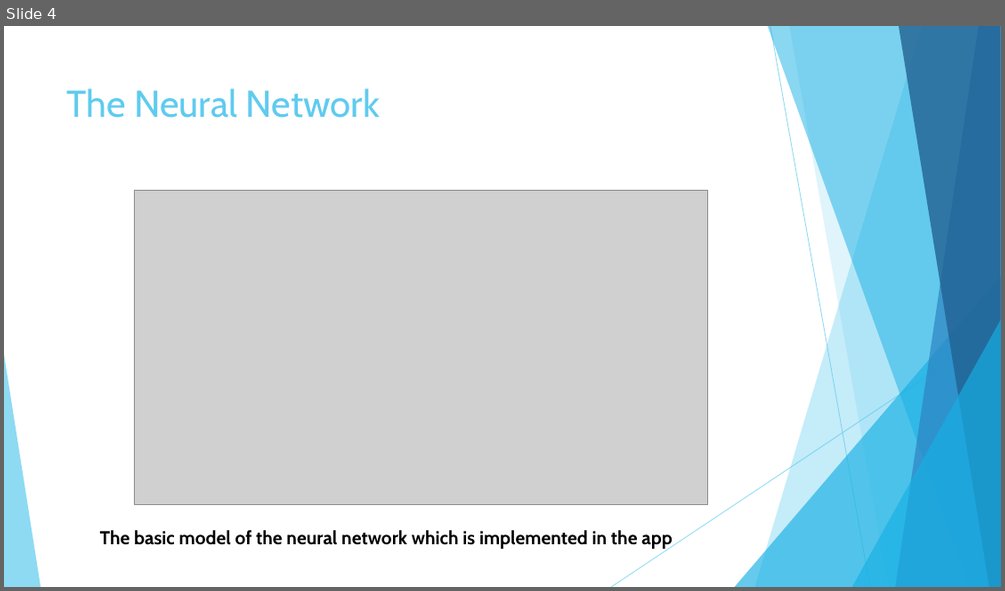
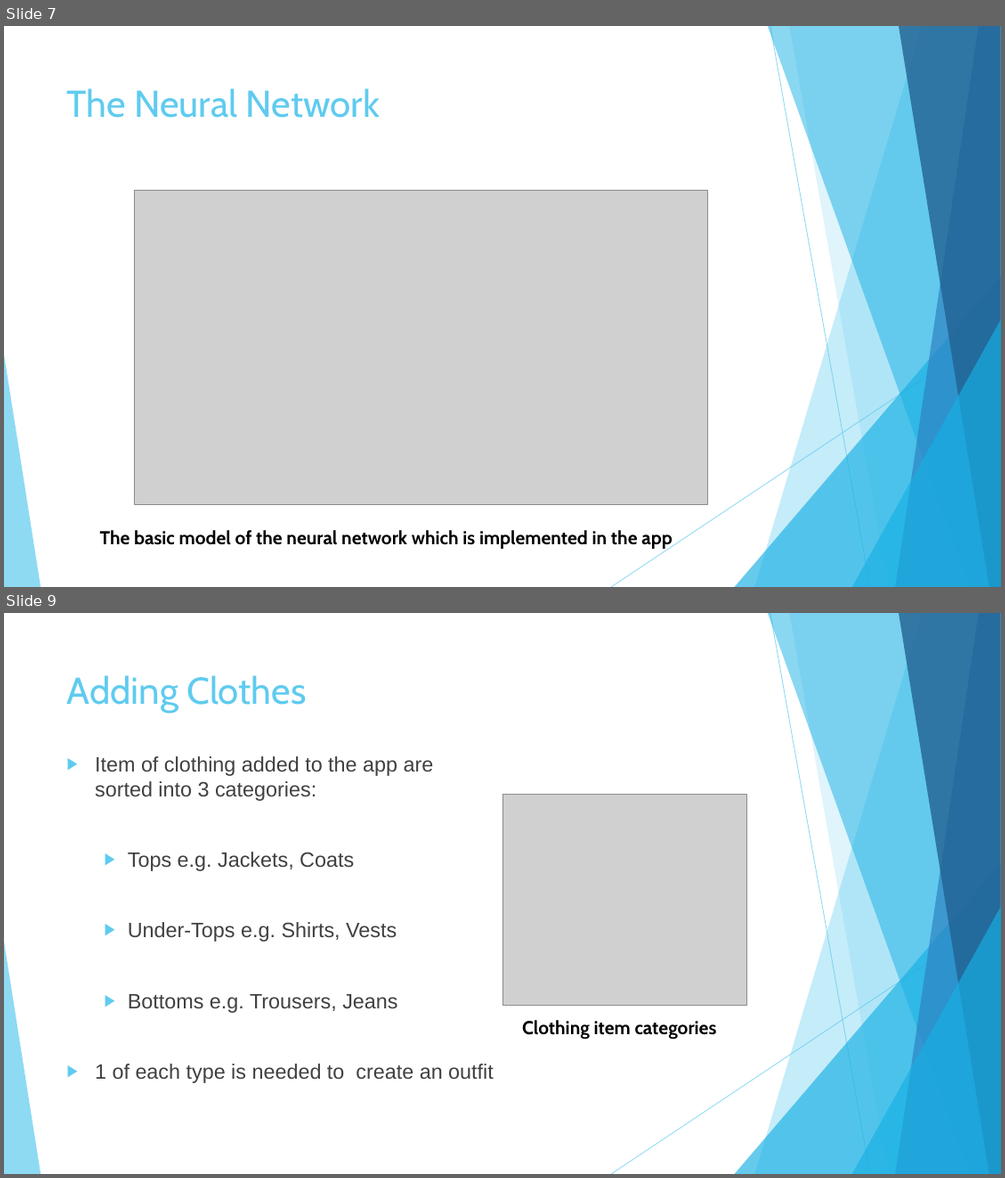
Before and after one commit to kmck712/FYP, a slide deck: porjectPosterThing.pptx. Shown one above the other, each under a label of ours: slide 4 before the commit, slides 7 and 9 after it; the slides between them are not shown. The pictures are 1005x591 and 1005x1178 pixels, drawn with LibreOffice and Linux fonts; fonts in the diff are those of the drawing; grey boxes stand for pictures. Boxes give left, top, right and bottom in pixels: in the first picture for what was removed or moved away, otherwise in the second. Text is boxed around its words. In the diff, an @@ line names an element or a change of style, - is before the commit and + after.

```diff
--- a/porjectPosterThing.pptx
+++ b/porjectPosterThing.pptx
@@ slide 9 added at [4,613,1001,1174], background #FFFFFF; not listed: 10 template elements that a slide beside it also shows @@
@@ title added at [67,675,306,713], 36 pt, text #5FCBEF @@
+Adding Clothes
@@ text added at [95,756,494,1083], 20 pt, text #404040 @@
+▶ Item of clothing added to the app are sorted into 3 categories:
+  ▶ Tops e.g. Jackets, Coats
+  ▶ Under-Tops e.g. Shirts, Vests
+  ▶ Bottoms e.g. Trousers, Jeans
+▶ 1 of each type is needed to create an outfit
@@ picture added at [502,794,747,1005] @@
@@ text added at [522,1020,717,1039], 18 pt, text #000000, bold @@
+Clothing item categories
@@ what was slide 4 is now slide 7 @@
```
Also in this commit, not shown: 2 slides changed, 9 other slides added, 2 slides removed, 17 other files.
